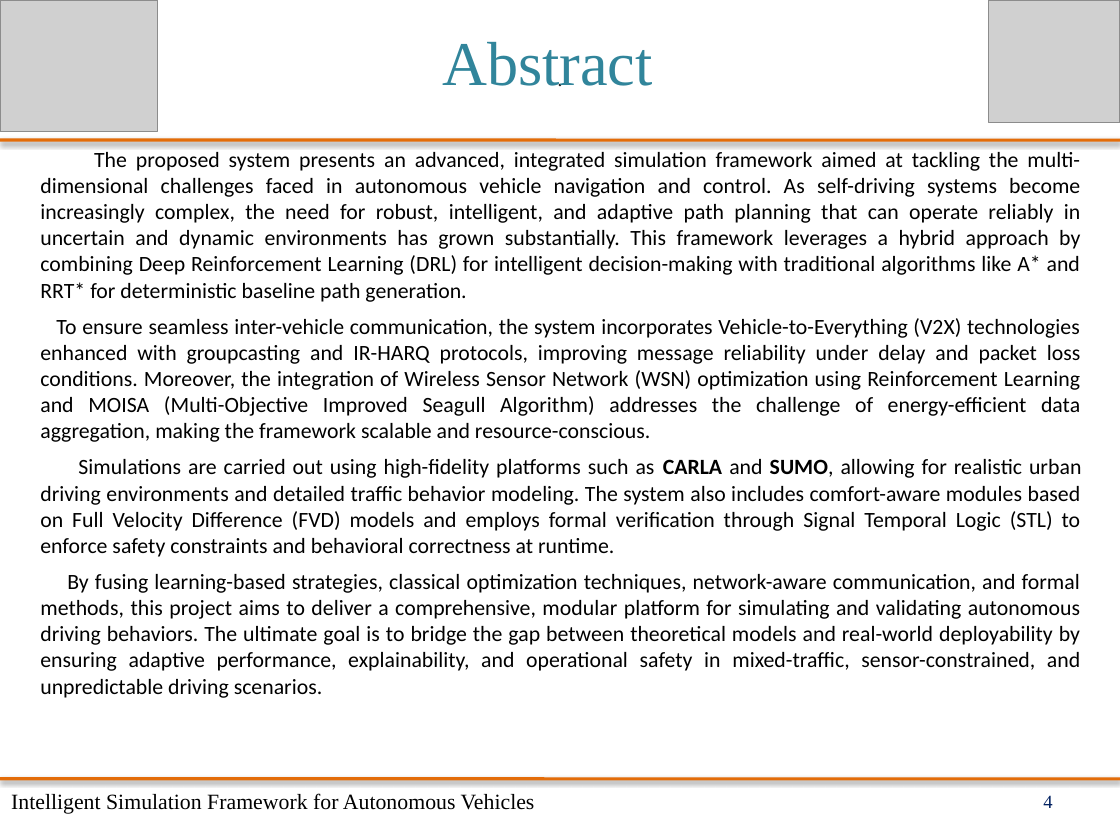
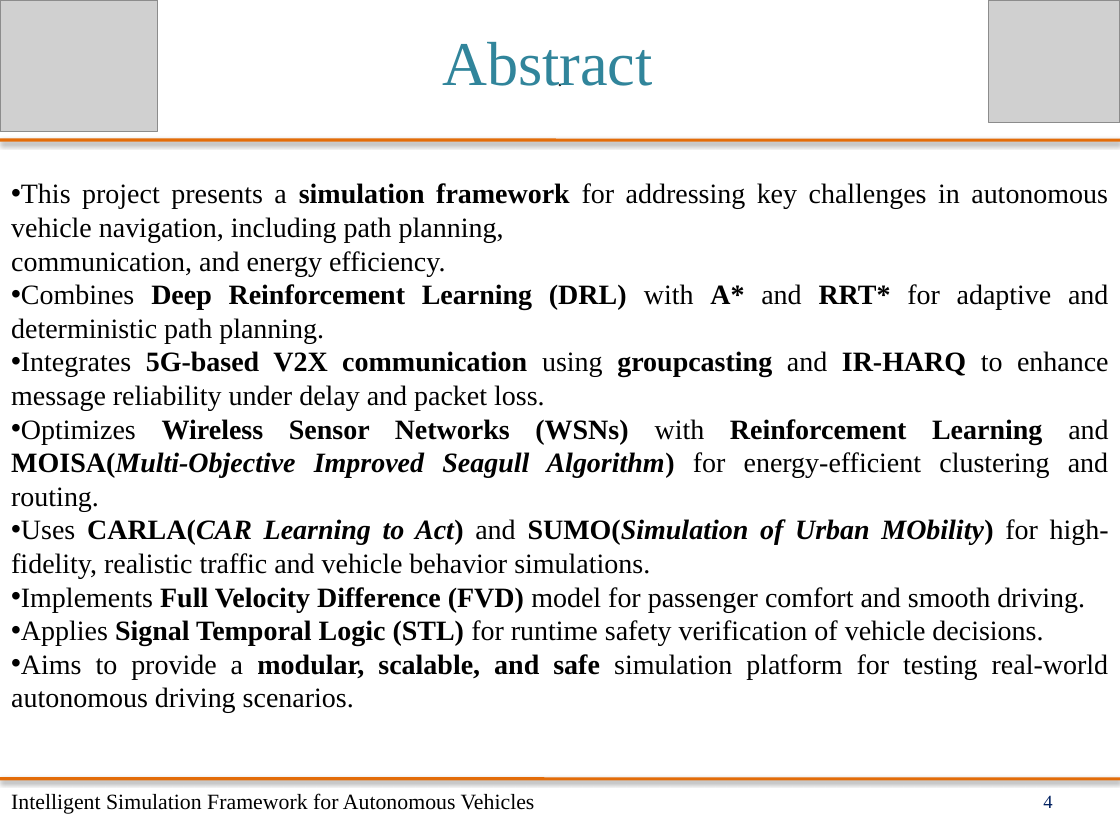
Before and after one commit to Pushpak1203/V2X-Communication, a slide deck: slide 4 of V2X Commu. Docx/PPT's/Presentaion1.pptx. Drawn at 1120x840 pixels with LibreOffice and Linux fonts; fonts in the diff are those of the drawing; grey boxes stand for pictures. Boxes give left, top, right and bottom in pixels: in the first picture for what was removed or moved away, otherwise in the second. Text is boxed around its words. In the diff, an @@ line names an element or a change of style, - is before the commit and + after.

Commit message:
Presentation 1 updated

```diff
--- a/V2X Commu. Docx/PPT's/Presentaion1.pptx
+++ b/V2X Commu. Docx/PPT's/Presentaion1.pptx
@@ subtitle "This project presents a simulation ..." at [11, 183, 1109, 713]: vertical alignment top to middle @@
@@ subtitle at [11, 183, 1109, 713]: text changed; size 14 to 18 pt; font Calibri to Times New Roman @@
-The proposed system presents an advanced, integrated simulation framework aimed at tackling the multi-dimensional challenges faced in autonomous vehicle navigation and control. As self-driving systems become increasingly complex, the need for robust, intelligent, and adaptive path planning that can operate reliably in uncertain and dynamic environments has grown substantially. This framework leverages a hybrid approach by combining Deep Reinforcement Learning (DRL) for intelligent decision-making with traditional algorithms like A* and RRT* for deterministic baseline path generation.
-To ensure seamless inter-vehicle communication, the system incorporates Vehicle-to-Everything (V2X) technologies enhanced with groupcasting and IR-HARQ protocols, improving message reliability under delay and packet loss conditions. Moreover, the integration of Wireless Sensor Network (WSN) optimization using Reinforcement Learning and MOISA (Multi-Objective Improved Seagull Algorithm) addresses the challenge of energy-efficient data aggregation, making the framework scalable and resource-conscious.
-Simulations are carried out using high-fidelity platforms such as CARLA and SUMO, allowing for realistic urban driving environments and detailed traffic behavior modeling. The system also includes comfort-aware modules based on Full Velocity Difference (FVD) models and employs formal verification through Signal Temporal Logic (STL) to enforce safety constraints and behavioral correctness at runtime.
-By fusing learning-based strategies, classical optimization techniques, network-aware communication, and formal methods, this project aims to deliver a comprehensive, modular platform for simulating and validating autonomous driving behaviors. The ultimate goal is to bridge the gap between theoretical models and real-world deployability by ensuring adaptive performance, explainability, and operational safety in mixed-traffic, sensor-constrained, and unpredictable driving scenarios.
+• This project presents a simulation framework for addressing key challenges in autonomous vehicle navigation, including path planning,
+communication, and energy efficiency.
+• Combines Deep Reinforcement Learning (DRL) with A* and RRT* for adaptive and deterministic path planning.
+• Integrates 5G-based V2X communication using groupcasting and IR-HARQ to enhance message reliability under delay and packet loss.
+• Optimizes Wireless Sensor Networks (WSNs) with Reinforcement Learning and MOISA(Multi-Objective Improved Seagull Algorithm) for energy-efficient clustering and routing.
+• Uses CARLA(CAR Learning to Act) and SUMO(Simulation of Urban MObility) for high-fidelity, realistic traffic and vehicle behavior simulations.
+• Implements Full Velocity Difference (FVD) model for passenger comfort and smooth driving.
+• Applies Signal Temporal Logic (STL) for runtime safety verification of vehicle decisions.
+• Aims to provide a modular, scalable, and safe simulation platform for testing real-world autonomous driving scenarios.
```
Also in this commit, not shown: 5 other slides changed, 1 slide added, 1 other file.
